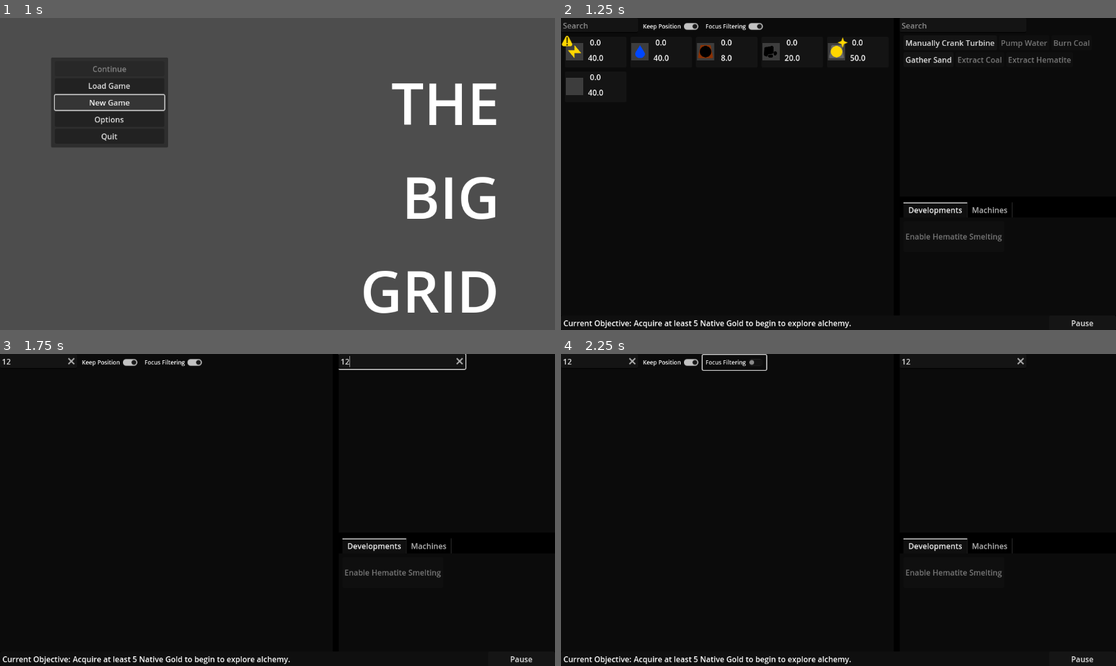
Above: before the commit, frames 1-4 (two rows, left to right).
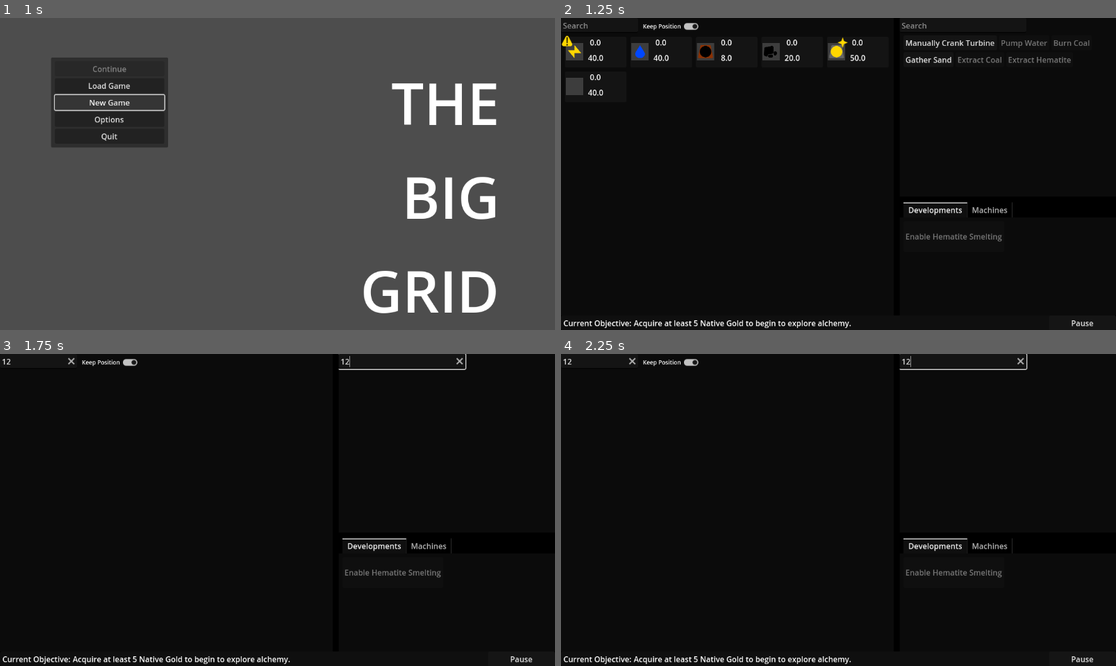
Above: after the commit, the same moments.

Repository: Carth501/The-Big-Grid
Game: Godot game, scene res://scenes/MainMenu.tscn
Same seed, same stepped clock (60 frames per second), same inputs: the game is played once before the commit and once after it. Sound files missing from this copy of the repository are replaced by a short silence.
Inputs (mouse positions are in pixels of both pictures, inside the frame that each line leads up to):
- Up to frame 1 (1 s): click "New Game" at 0.5 s
- Up to frame 2 (1.25 s): no input
- Up to frame 3 (1.75 s): click (38, 360) at 1.27 s; type "12" at 1.35 s; click (399, 360) at 1.5 s; type "12" at 1.58 s
- Up to frame 4 (2.25 s): click (733, 363) at 2 s, where only the run before the commit has a clickable "Focus Filtering"

Frame 1 is identical in both runs. In frame 2, 0.1% of the frame differs, in the area x 26-37%, y 1-5%; in frame 3, 0.1%; in frame 4, 0.3%, in the area x 25-85%, y 0-6%.

Commit message:
Rework settings saving to remember ui/ux values

Diff:
--- a/scenes/Game.tscn
+++ b/scenes/Game.tscn
@@ -127,25 +127,6 @@
 text = "Keep Position"
 alignment = 2
 
-[node name="FocusFilteringControl" type="Control" parent="Display/MiddleSplit/SupplyBackground/HFlowContainer"]
-custom_minimum_size = Vector2(130, 31)
-layout_mode = 2
-
-[node name="FocusFilteringToggle" type="CheckButton" parent="Display/MiddleSplit/SupplyBackground/HFlowContainer/FocusFilteringControl"]
-layout_mode = 1
-anchors_preset = 1
-anchor_left = 1.0
-anchor_right = 1.0
-offset_left = -130.0
-offset_top = 2.0
-offset_right = -2.0
-offset_bottom = 33.0
-grow_horizontal = 0
-theme_override_font_sizes/font_size = 12
-button_pressed = true
-text = "Focus Filtering"
-alignment = 2
-
 [node name="RightSplit" type="VSplitContainer" parent="Display/MiddleSplit"]
 layout_mode = 2
 split_offset = 300
@@ -534,7 +515,6 @@
 [connection signal="resized" from="Display/MiddleSplit/SupplyBackground" to="Display/MiddleSplit/SupplyBackground" method="_on_resized"]
 [connection signal="text_changed" from="Display/MiddleSplit/SupplyBackground/HFlowContainer/SupplySearch" to="Logic/FilterForeman" method="set_search_filter"]
 [connection signal="toggled" from="Display/MiddleSplit/SupplyBackground/HFlowContainer/KeepPositionControl/KeepPositionToggle" to="Logic/OptionsOverseer" method="set_keep_positions"]
-[connection signal="toggled" from="Display/MiddleSplit/SupplyBackground/HFlowContainer/FocusFilteringControl/FocusFilteringToggle" to="Logic/OptionsOverseer" method="set_focus_filtering"]
 [connection signal="dragged" from="Display/MiddleSplit/RightSplit" to="Display/MiddleSplit/RightSplit" method="_on_dragged"]
 [connection signal="resized" from="Display/MiddleSplit/RightSplit" to="Display/MiddleSplit/RightSplit" method="_on_resized"]
 [connection signal="text_changed" from="Display/MiddleSplit/RightSplit/ActionBackground/ActionSearch" to="Logic/ActionManager" method="set_action_filter"]
@@ -560,6 +540,7 @@
 [connection signal="open_menu" from="Logic/ActionManager" to="Display/MiddleSplit/RightSplit/ActionBackground" method="open_menu"]
 [connection signal="reveal_supply" from="Logic/ActionManager" to="Logic/SupplyCollection" method="reveal_supply"]
 [connection signal="update_filter" from="Logic/FilterForeman" to="Display/MiddleSplit/SupplyBackground/SupplyScrollContainer/MarginContainer/HFlowContainer" method="filter"]
+[connection signal="initialize_keep_positions" from="Logic/OptionsOverseer" to="Display/MiddleSplit/SupplyBackground/HFlowContainer/KeepPositionControl/KeepPositionToggle" method="set_pressed"]
 [connection signal="update_focus_filtering" from="Logic/OptionsOverseer" to="Logic/FilterForeman" method="set_secondary_filter_active"]
 [connection signal="newStepDescription" from="Logic/ObjectiveSystem" to="Display/Panel/CurrentObjectiveLine" method="update_objective"]
 [connection signal="timeout" from="Logic/AutosaveTimer" to="." method="autosave"]
--- a/scripts/MusicSystem.gd
+++ b/scripts/MusicSystem.gd
@@ -4,9 +4,14 @@
 var index = 0;
 
 func _ready() -> void:
+	var master_volume = SettingsDataContainerSingle.master_volume
+	AudioServer.set_bus_volume_db(0, linear_to_db(master_volume))
+	var music_volume = SettingsDataContainerSingle.music_volume
+	AudioServer.set_bus_volume_db(1, linear_to_db(music_volume))
 	if(music_players.size() > 0):
 		index = randi_range(0, music_players.size() - 1)
 		music_players[index].play()
+
 
 func next_track():
 	var new_index = randi_range(0, music_players.size() - 1)
--- a/scripts/logic/OptionsOverseer.gd
+++ b/scripts/logic/OptionsOverseer.gd
@@ -1,7 +1,13 @@
 class_name Options_Overseer extends Node
 
-signal update_keep_positions(bool)
-signal update_focus_filtering(bool)
+signal update_keep_positions(setting : bool)
+signal initialize_keep_positions(setting : bool)
+signal update_focus_filtering(setting : bool)
+
+func _ready() -> void:
+	initialize_keep_positions.emit(SettingsDataContainerSingle.keep_positions)
+	update_keep_positions.connect(SettingsDataContainerSingle.set_keep_position)
+	set_focus_filtering(SettingsDataContainerSingle.focus_filtering)
 
 func set_keep_positions(setting : bool):
 	update_keep_positions.emit(setting)
--- a/scripts/singletons/SettingsDataContainer.gd
+++ b/scripts/singletons/SettingsDataContainer.gd
@@ -1,25 +1,28 @@
 extends Node
 
-signal windowed_mode_change(int)
-signal resolution_change(int)
-signal master_volume_change(float)
-signal music_volume_change(float)
+signal windowed_mode_change(index : int)
+signal resolution_change(index : int)
+signal master_volume_change(level : float)
+signal music_volume_change(level : float)
+signal keep_position_change(float)
 
 var window_mode_index: int = 0
 var resolution_index : int = 0
 var master_volume : float = 0.0
 var music_volume : float = 0.0
+var keep_positions : bool = true
+var focus_filtering : bool = false
 
 var loaded_data : Dictionary
 
-const SETTINGS_SAVE_PATH : String = "user://SettingsData.save"
+const SETTINGS_SAVE_PATH : String = "user://settings.cfg"
 
 var settings_data_dict : Dictionary = {}
 var default_settings_data := {
 		"window_mode_index" : 0,
 		"resolution_index" : 0,
-		"master_volume" : 100,
-		"music_volume" : 100
+		"master_volume" : 50,
+		"music_volume" : 50
 	}
 
 func _ready():
@@ -37,6 +40,10 @@
 func get_music_volume() -> float:
 	return music_volume
 
+func set_keep_position(new_setting : bool):
+	keep_positions = new_setting
+	on_settings_save()
+
 func on_settings_save() -> void:
 	var config = ConfigFile.new()
 
@@ -44,14 +51,16 @@
 	config.set_value("Video", "resolution_index", resolution_index)
 	config.set_value("Audio", "master_volume", master_volume)
 	config.set_value("Audio", "music_volume", music_volume)
+	config.set_value("Customization", "keep_positions", keep_positions)
+	config.set_value("Customization", "focus_filtering", focus_filtering)
 
-	config.save("user://settings.cfg")
+	config.save(SETTINGS_SAVE_PATH)
 
 
 func load_settings_data() -> void:
 	var config = ConfigFile.new()
 
-	var err = config.load("user://settings.cfg")
+	var err = config.load(SETTINGS_SAVE_PATH)
 
 	if err != OK:
 		window_mode_index = default_settings_data["window_mode_index"]
@@ -59,7 +68,9 @@
 		master_volume = default_settings_data["master_volume"]
 		music_volume = default_settings_data["music_volume"]
 	else:
-		window_mode_index = config.get_value("Video", "window_mode_index")
-		resolution_index = config.get_value("Video", "resolution_index")
-		master_volume = config.get_value("Audio", "master_volume")
-		music_volume = config.get_value("Audio", "music_volume")
+		window_mode_index = config.get_value("Video", "window_mode_index", 0)
+		resolution_index = config.get_value("Video", "resolution_index", 0)
+		master_volume = config.get_value("Audio", "master_volume", 50)
+		music_volume = config.get_value("Audio", "music_volume", 50)
+		keep_positions = config.get_value("Customization", "keep_positions", true)
+		focus_filtering = config.get_value("Customization", "focus_filtering", false)
Not shown: 1 places in scenes/Game.tscn that only renumber resources
